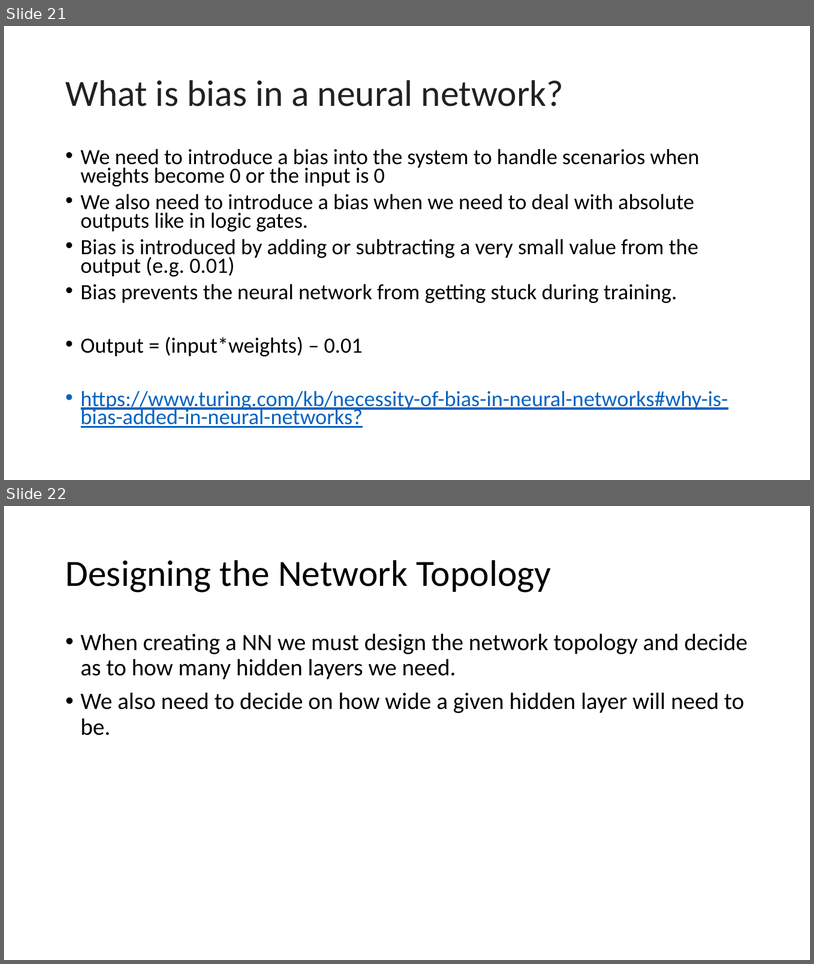
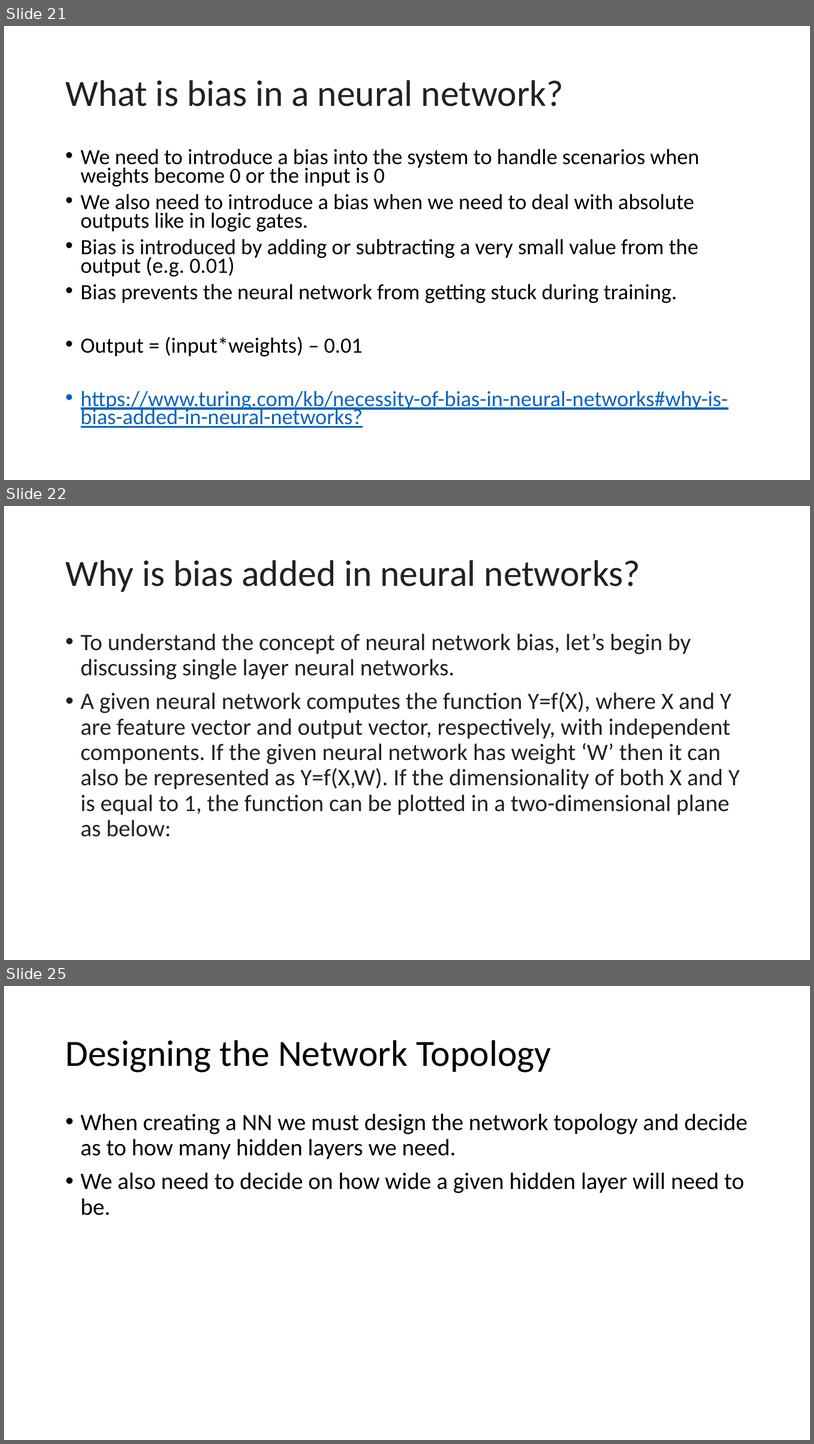
Before and after one commit to mustafa-behrainwala/simpleNN, a slide deck: Introduction To Neural Networks and AI.pptx. Shown one above the other, each under a label of ours: slides 21 and 22 before the commit, slides 21, 22 and 25 after it; the slides between them are not shown. The pictures are 814x964 and 814x1444 pixels, drawn with LibreOffice and Linux fonts; fonts in the diff are those of the drawing. Boxes give left, top, right and bottom in pixels: in the first picture for what was removed or moved away, otherwise in the second. Text is boxed around its words. In the diff, an @@ line names an element or a change of style, - is before the commit and + after.

```diff
--- a/Introduction To Neural Networks and AI.pptx
+++ b/Introduction To Neural Networks and AI.pptx
@@ slide 22 added at bbox=[4, 506, 810, 960], background #FFFFFF @@
@@ title added at bbox=[65, 560, 641, 592], 44 pt, text #212121 @@
+Why is bias added in neural networks?
@@ text added at bbox=[81, 633, 740, 837], 28 pt, text #212121 @@
+• To understand the concept of neural network bias, let’s begin by discussing single layer neural networks.
+• A given neural network computes the function Y=f(X), where X and Y are feature vector and output vector, respectively, with independent components. If the given neural network has weight ‘W’ then it can also be represented as Y=f(X,W). If the dimensionality of both X and Y is equal to 1, the function can be plotted in a two-dimensional plane as below:
@@ what was slide 22 is now slide 25 @@
```
Also in this commit, not shown: 2 other slides added.
